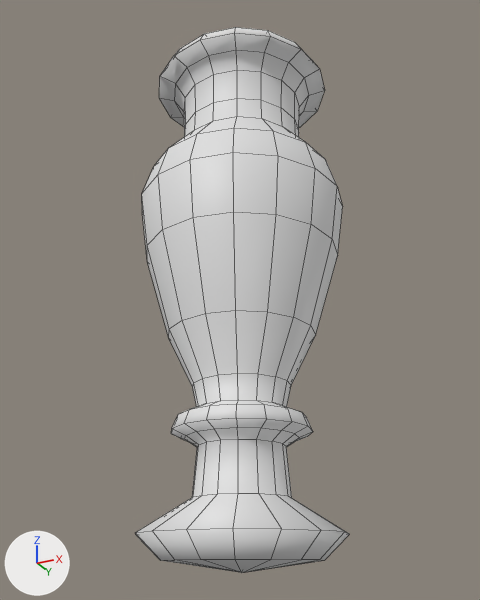
The Blender file Models_blender/uvready/Vase1.blend as it was, and as the next commit left it.
Rendered twice from a camera (50 mm lens) standing at (2.133, -4.293, 0.027) and looking at (-0.022, 0.017, 1.966). Arrows for +X, +Y and +Z are at lower left; the lights stay in place. The first picture is the older version. Mesh edges are drawn as thin lines.
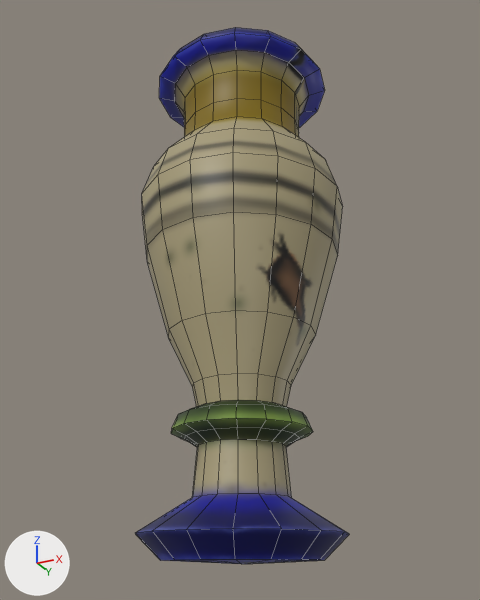
The newer file is also turned or shifted as a whole; pictures and numbers use the older file's frame.

Where the change shows, as pixel boxes (x1, y1, x2, y2) in the pictures (480 x 600 px):
'Plane', reshaped: before (135, 27, 349, 573); after (135, 27, 349, 564)
part 1 of me_plane, cut back: before (161, 559, 323, 573); after (162, 559, 320, 564)
part 2 of me_plane, recoloured (white to yellow): (135, 27, 349, 560) in both

The change in detail:
Picture 'vase1' (img_vase1) is new.
Material 'Material' (mat_material) is new.
Its texture is img_vase1.
me_plane is used by ob_plane; location (0.0, 0.0, 0.0).
me_plane had 377 vertices, 368 faces and spanned x -0.82..0.82, y -0.82..0.82, z 0.0..4.06.
me_plane now has 362 vertices, 368 faces and spans x -0.82..0.82, y -0.82..0.82, z 0.05..4.06.
me_plane part 1: 16 vertices removed from x 0.0, y 0.0, z 0.0; 1 vertex added at x 0.0, y 0.0, z 0.05.
me_plane part 2: 352 faces spanning x -0.82..0.82, y -0.82..0.82, z 0.08..4.06 switch from no material to mat_material (picture img_vase1).
